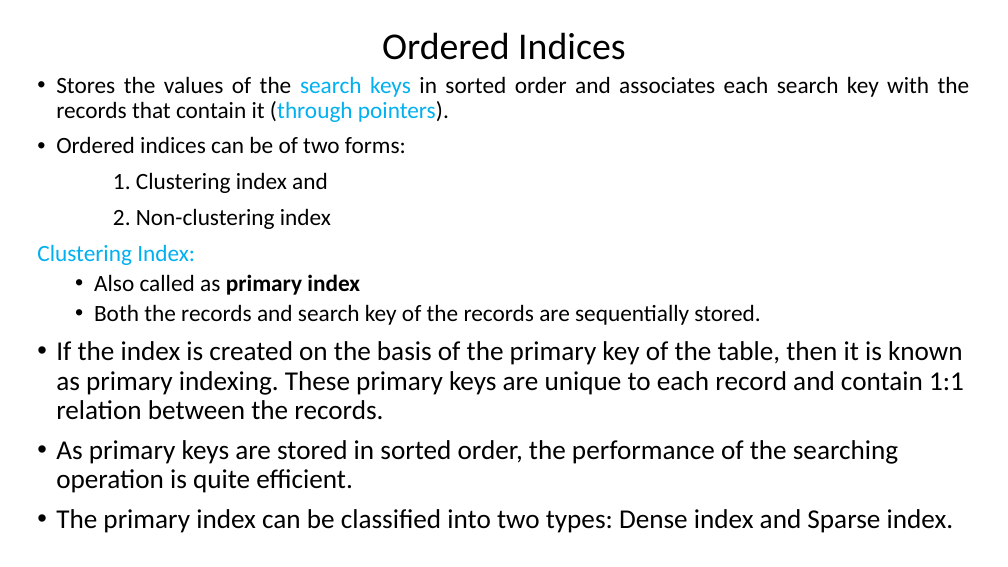
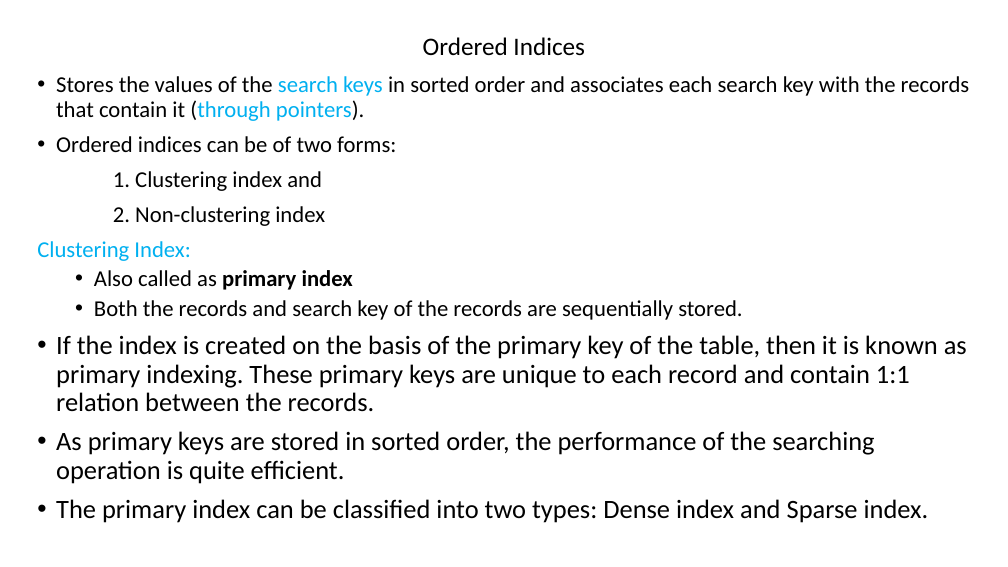
Before and after one commit to abhishek2x/VIT-Bhopal-Academics, a slide deck: slide 7 of Sem 4/DBMS/Material/UNIT 4/indexing.pptx. Drawn at 1008x567 pixels with LibreOffice and Linux fonts; fonts in the diff are those of the drawing. Boxes give left, top, right and bottom in pixels: in the first picture for what was removed or moved away, otherwise in the second. Text is boxed around its words. In the diff, an @@ line names an element or a change of style, - is before the commit and + after.

Commit message:
indexing and concurrency

```diff
--- a/Sem 4/DBMS/Material/UNIT 4/indexing.pptx
+++ b/Sem 4/DBMS/Material/UNIT 4/indexing.pptx
@@ title "Ordered Indices" at bbox=[423, 37, 585, 56]: size 36 to 24 pt @@
@@ text "Stores the values of the ..." at bbox=[37, 76, 970, 523]: size 22.2 to 21.6 pt in "Stores the values of the search keys ...", "Ordered indices can be of two forms:", "1. Clustering index and", "2. Non-clustering index" and 3 more places; size 25.9 to 25.2 pt in "If the index is created on the ...", "As primary keys are stored in sorted ...", "The primary index can be classified into ..." @@
```
Also in this commit, not shown: 3 other slides changed, 1 other file.
